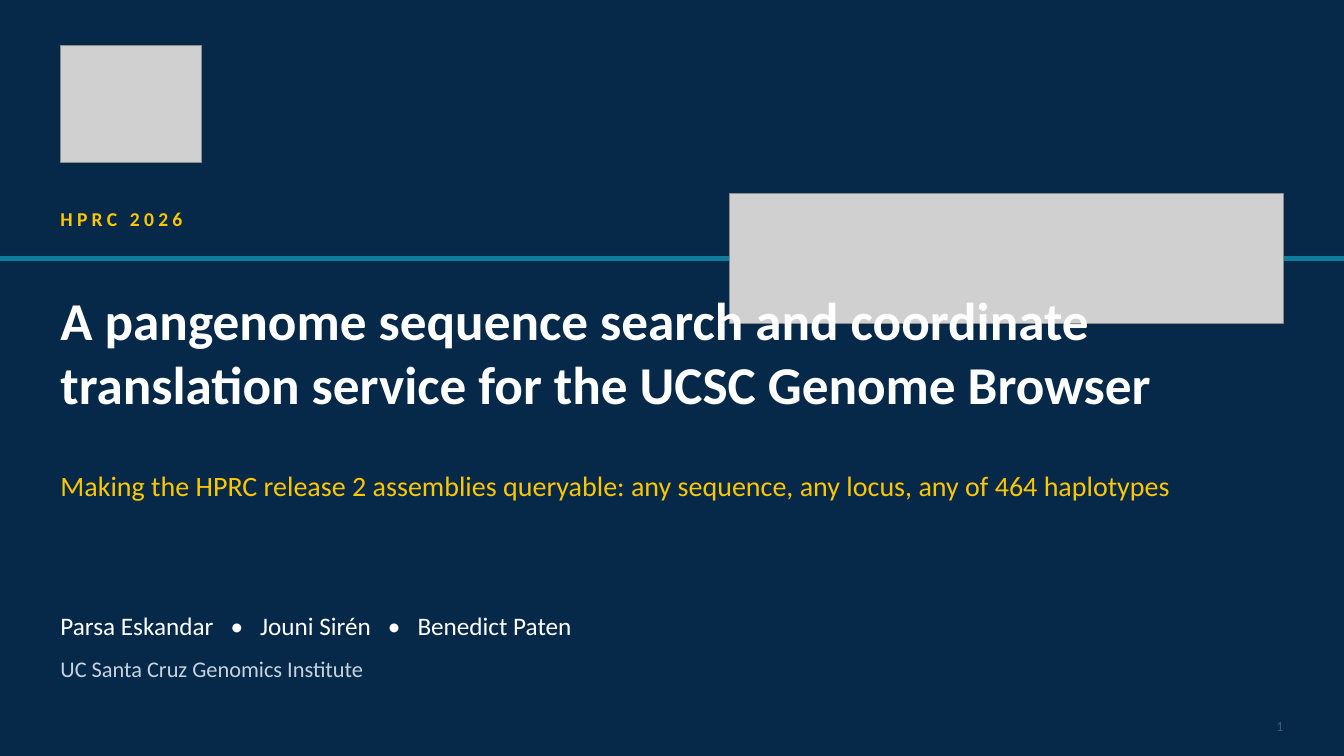
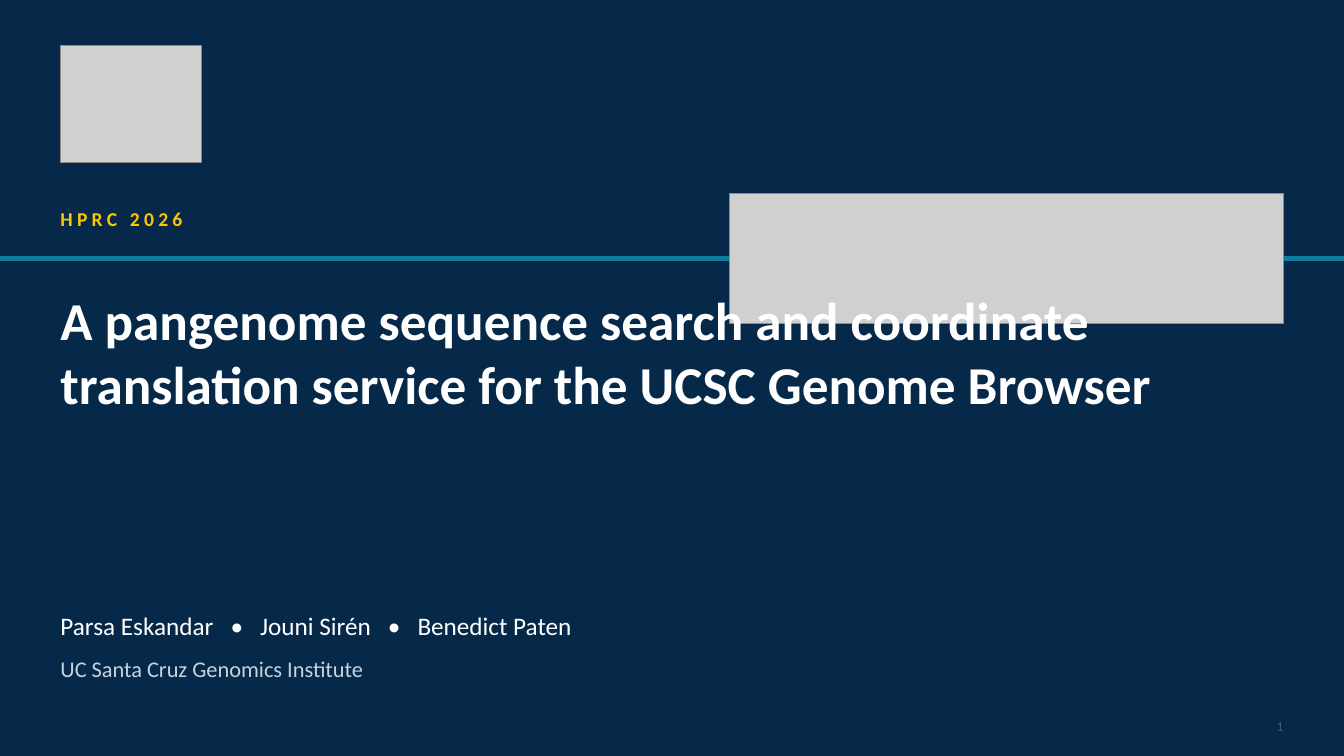
Before and after one commit to parsaeskandar/hprc_2026_poster, a slide deck: slide 1 of talk/HPRC2026_talk.pptx. Drawn at 1344x756 pixels with LibreOffice and Linux fonts; fonts in the diff are those of the drawing; grey boxes stand for pictures. Boxes give left, top, right and bottom in pixels: in the first picture for what was removed or moved away, otherwise in the second. Text is boxed around its words. In the diff, an @@ line names an element or a change of style, - is before the commit and + after.

```diff
--- a/talk/HPRC2026_talk.pptx
+++ b/talk/HPRC2026_talk.pptx
@@ text removed at box(60, 476, 1170, 501) @@
-Making the HPRC release 2 assemblies queryable: any sequence, any locus, any of 464 haplotypes
```
Also in this commit, not shown: 12 other slides changed, 5 slides added, 11 slides removed, 4 other files.
